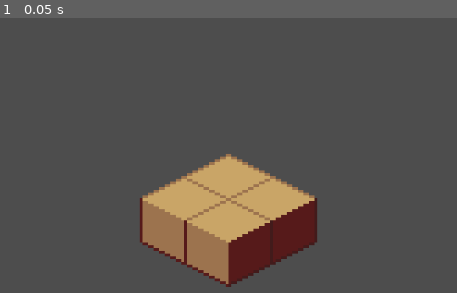
Above: before the commit, frame 1.
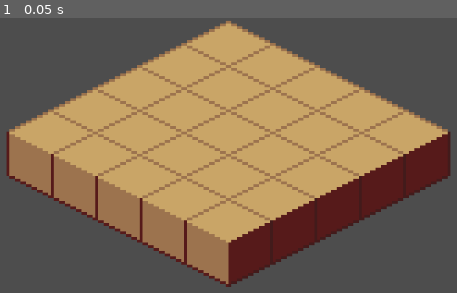
Above: after the commit, the same moment.

Repository: austin226/godot-isometric-demo
Game: Godot game, scene res://level.tscn
The game is run twice, just before and just after one commit, with the same random seed, the same clock (stepped at 60 frames per second) and the same inputs. Before the commit the project has no main scene; this scene is started directly in both runs.
Inputs:
- Up to frame 1 (0.05 s): no input

The runs differ from the first frame. In frame 1, 42% of the frame differs, in the area x 1-99%, y 1-82%.
Error before the commit: Invalid assignment of property or key 'longitude' with value of type 'int' on a base object of type 'Nil'. (res://grid/tile.gd:30)

Commit message:
Render an isometric grid

Diff:
--- a/grid/ground.gd
+++ b/grid/ground.gd
@@ -1,6 +1,28 @@
 @tool
-
-class_name Ground extends Node
+class_name Ground extends Node2D
 
 @export_range(0, 20) var width: int = 1
 @export_range(0, 20) var height: int = 1
+
+@onready var tiles: Dictionary = {}
+
+const R_TILE = preload("res://grid/tile.tscn")
+
+
+func _ready():
+	for longitude in range(0, width):
+		for latitude in range(0, height):
+			var tile = R_TILE.instantiate()
+			tile.latitude = latitude
+			tile.longitude = longitude
+			tile.elevation = 0
+			tiles[str(tile)] = tile
+			add_child(tile)
+			tile.set_owner(self)
+	print("> Ground ready")
+
+func clear_tiles():
+	for tile in tiles.values():
+		remove_child(tile)
+		tile.queue_free()
+	tiles = {}
--- a/grid/ground.tscn
+++ b/grid/ground.tscn
@@ -1,26 +1,413 @@
-[gd_scene load_steps=3 format=3 uid="uid://canaeesa8apf4"]
+[gd_scene load_steps=5 format=3 uid="uid://canaeesa8apf4"]
 
 [ext_resource type="Script" path="res://grid/ground.gd" id="1_p1m32"]
-[ext_resource type="PackedScene" uid="uid://ibf7k461ntik" path="res://grid/tile.tscn" id="2_74b0e"]
+[ext_resource type="Script" path="res://grid/tile.gd" id="2_alf6n"]
+[ext_resource type="PackedScene" uid="uid://ibf7k461ntik" path="res://grid/tile.tscn" id="3_x13mq"]
+[ext_resource type="Texture2D" uid="uid://fd3e3whx7vvv" path="res://sprite/floor1.png" id="4_tiqo7"]
 
 [node name="Ground" type="Node2D"]
 texture_filter = 1
 script = ExtResource("1_p1m32")
-
-[node name="Tile" parent="." instance=ExtResource("2_74b0e")]
-
-[node name="Tile2" parent="." instance=ExtResource("2_74b0e")]
+width = 5
+height = 5
+
+[node name="@Sprite2D@23792" type="Sprite2D" parent="."]
+script = ExtResource("2_alf6n")
+
+[node name="@Sprite2D@23793" type="Sprite2D" parent="."]
+z_index = -1
+position = Vector2(-64, -32)
+script = ExtResource("2_alf6n")
+latitude = 1
+
+[node name="@Sprite2D@23794" type="Sprite2D" parent="."]
+z_index = -2
+position = Vector2(-128, -64)
+script = ExtResource("2_alf6n")
+latitude = 2
+
+[node name="@Sprite2D@23795" type="Sprite2D" parent="."]
+z_index = -3
+position = Vector2(-192, -96)
+script = ExtResource("2_alf6n")
+latitude = 3
+
+[node name="@Sprite2D@23796" type="Sprite2D" parent="."]
+z_index = -4
+position = Vector2(-256, -128)
+script = ExtResource("2_alf6n")
+latitude = 4
+
+[node name="@Sprite2D@23797" type="Sprite2D" parent="."]
 z_index = -1
 position = Vector2(64, -32)
-longitude = 1
-
-[node name="Tile3" parent="." instance=ExtResource("2_74b0e")]
+script = ExtResource("2_alf6n")
+longitude = 1
+
+[node name="@Sprite2D@23798" type="Sprite2D" parent="."]
+z_index = -2
+position = Vector2(0, -64)
+script = ExtResource("2_alf6n")
+latitude = 1
+longitude = 1
+
+[node name="@Sprite2D@23799" type="Sprite2D" parent="."]
+z_index = -3
+position = Vector2(-64, -96)
+script = ExtResource("2_alf6n")
+latitude = 2
+longitude = 1
+
+[node name="@Sprite2D@23800" type="Sprite2D" parent="."]
+z_index = -4
+position = Vector2(-128, -128)
+script = ExtResource("2_alf6n")
+latitude = 3
+longitude = 1
+
+[node name="@Sprite2D@23801" type="Sprite2D" parent="."]
+z_index = -5
+position = Vector2(-192, -160)
+script = ExtResource("2_alf6n")
+latitude = 4
+longitude = 1
+
+[node name="@Sprite2D@23802" type="Sprite2D" parent="."]
+z_index = -2
+position = Vector2(128, -64)
+script = ExtResource("2_alf6n")
+longitude = 2
+
+[node name="@Sprite2D@23803" type="Sprite2D" parent="."]
+z_index = -3
+position = Vector2(64, -96)
+script = ExtResource("2_alf6n")
+latitude = 1
+longitude = 2
+
+[node name="@Sprite2D@23804" type="Sprite2D" parent="."]
+z_index = -4
+position = Vector2(0, -128)
+script = ExtResource("2_alf6n")
+latitude = 2
+longitude = 2
+
+[node name="@Sprite2D@23805" type="Sprite2D" parent="."]
+z_index = -5
+position = Vector2(-64, -160)
+script = ExtResource("2_alf6n")
+latitude = 3
+longitude = 2
+
+[node name="@Sprite2D@23806" type="Sprite2D" parent="."]
+z_index = -6
+position = Vector2(-128, -192)
+script = ExtResource("2_alf6n")
+latitude = 4
+longitude = 2
+
+[node name="@Sprite2D@23807" type="Sprite2D" parent="."]
+z_index = -3
+position = Vector2(192, -96)
+script = ExtResource("2_alf6n")
+longitude = 3
+
+[node name="@Sprite2D@23808" type="Sprite2D" parent="."]
+z_index = -4
+position = Vector2(128, -128)
+script = ExtResource("2_alf6n")
+latitude = 1
+longitude = 3
+
+[node name="@Sprite2D@23809" type="Sprite2D" parent="."]
+z_index = -5
+position = Vector2(64, -160)
+script = ExtResource("2_alf6n")
+latitude = 2
+longitude = 3
+
+[node name="@Sprite2D@23810" type="Sprite2D" parent="."]
+z_index = -6
+position = Vector2(0, -192)
+script = ExtResource("2_alf6n")
+latitude = 3
+longitude = 3
+
+[node name="@Sprite2D@23811" type="Sprite2D" parent="."]
+z_index = -7
+position = Vector2(-64, -224)
+script = ExtResource("2_alf6n")
+latitude = 4
+longitude = 3
+
+[node name="@Sprite2D@23812" type="Sprite2D" parent="."]
+z_index = -4
+position = Vector2(256, -128)
+script = ExtResource("2_alf6n")
+longitude = 4
+
+[node name="@Sprite2D@23813" type="Sprite2D" parent="."]
+z_index = -5
+position = Vector2(192, -160)
+script = ExtResource("2_alf6n")
+latitude = 1
+longitude = 4
+
+[node name="@Sprite2D@23814" type="Sprite2D" parent="."]
+z_index = -6
+position = Vector2(128, -192)
+script = ExtResource("2_alf6n")
+latitude = 2
+longitude = 4
+
+[node name="@Sprite2D@23815" type="Sprite2D" parent="."]
+z_index = -7
+position = Vector2(64, -224)
+script = ExtResource("2_alf6n")
+latitude = 3
+longitude = 4
+
+[node name="@Sprite2D@23816" type="Sprite2D" parent="."]
+z_index = -8
+position = Vector2(0, -256)
+script = ExtResource("2_alf6n")
+latitude = 4
+longitude = 4
+
+[node name="Tile" type="Sprite2D" parent="." instance=ExtResource("3_x13mq")]
+texture_filter = 1
+scale = Vector2(4, 4)
+texture = ExtResource("4_tiqo7")
+script = ExtResource("2_alf6n")
+
+[node name="@Sprite2D@26764" type="Sprite2D" parent="." instance=ExtResource("3_x13mq")]
 z_index = -1
+texture_filter = 1
 position = Vector2(-64, -32)
-latitude = 1
-
-[node name="Tile4" parent="." instance=ExtResource("2_74b0e")]
-z_index = -2
+scale = Vector2(4, 4)
+texture = ExtResource("4_tiqo7")
+script = ExtResource("2_alf6n")
+latitude = 1
+
+[node name="@Sprite2D@26765" type="Sprite2D" parent="." instance=ExtResource("3_x13mq")]
+z_index = -2
+texture_filter = 1
+position = Vector2(-128, -64)
+scale = Vector2(4, 4)
+texture = ExtResource("4_tiqo7")
+script = ExtResource("2_alf6n")
+latitude = 2
+
+[node name="@Sprite2D@26766" type="Sprite2D" parent="." instance=ExtResource("3_x13mq")]
+z_index = -3
+texture_filter = 1
+position = Vector2(-192, -96)
+scale = Vector2(4, 4)
+texture = ExtResource("4_tiqo7")
+script = ExtResource("2_alf6n")
+latitude = 3
+
+[node name="@Sprite2D@26767" type="Sprite2D" parent="." instance=ExtResource("3_x13mq")]
+z_index = -4
+texture_filter = 1
+position = Vector2(-256, -128)
+scale = Vector2(4, 4)
+texture = ExtResource("4_tiqo7")
+script = ExtResource("2_alf6n")
+latitude = 4
+
+[node name="@Sprite2D@26768" type="Sprite2D" parent="." instance=ExtResource("3_x13mq")]
+z_index = -1
+texture_filter = 1
+position = Vector2(64, -32)
+scale = Vector2(4, 4)
+texture = ExtResource("4_tiqo7")
+script = ExtResource("2_alf6n")
+longitude = 1
+
+[node name="@Sprite2D@26769" type="Sprite2D" parent="." instance=ExtResource("3_x13mq")]
+z_index = -2
+texture_filter = 1
 position = Vector2(0, -64)
-latitude = 1
-longitude = 1
+scale = Vector2(4, 4)
+texture = ExtResource("4_tiqo7")
+script = ExtResource("2_alf6n")
+latitude = 1
+longitude = 1
+
+[node name="@Sprite2D@26770" type="Sprite2D" parent="." instance=ExtResource("3_x13mq")]
+z_index = -3
+texture_filter = 1
+position = Vector2(-64, -96)
+scale = Vector2(4, 4)
+texture = ExtResource("4_tiqo7")
+script = ExtResource("2_alf6n")
+latitude = 2
+longitude = 1
+
+[node name="@Sprite2D@26771" type="Sprite2D" parent="." instance=ExtResource("3_x13mq")]
+z_index = -4
+texture_filter = 1
+position = Vector2(-128, -128)
+scale = Vector2(4, 4)
+texture = ExtResource("4_tiqo7")
+script = ExtResource("2_alf6n")
+latitude = 3
+longitude = 1
+
+[node name="@Sprite2D@26772" type="Sprite2D" parent="." instance=ExtResource("3_x13mq")]
+z_index = -5
+texture_filter = 1
+position = Vector2(-192, -160)
+scale = Vector2(4, 4)
+texture = ExtResource("4_tiqo7")
+script = ExtResource("2_alf6n")
+latitude = 4
+longitude = 1
+
+[node name="@Sprite2D@26773" type="Sprite2D" parent="." instance=ExtResource("3_x13mq")]
+z_index = -2
+texture_filter = 1
+position = Vector2(128, -64)
+scale = Vector2(4, 4)
+texture = ExtResource("4_tiqo7")
+script = ExtResource("2_alf6n")
+longitude = 2
+
+[node name="@Sprite2D@26774" type="Sprite2D" parent="." instance=ExtResource("3_x13mq")]
+z_index = -3
+texture_filter = 1
+position = Vector2(64, -96)
+scale = Vector2(4, 4)
+texture = ExtResource("4_tiqo7")
+script = ExtResource("2_alf6n")
+latitude = 1
+longitude = 2
+
+[node name="@Sprite2D@26775" type="Sprite2D" parent="." instance=ExtResource("3_x13mq")]
+z_index = -4
+texture_filter = 1
+position = Vector2(0, -128)
+scale = Vector2(4, 4)
+texture = ExtResource("4_tiqo7")
+script = ExtResource("2_alf6n")
+latitude = 2
+longitude = 2
+
+[node name="@Sprite2D@26776" type="Sprite2D" parent="." instance=ExtResource("3_x13mq")]
+z_index = -5
+texture_filter = 1
+position = Vector2(-64, -160)
+scale = Vector2(4, 4)
+texture = ExtResource("4_tiqo7")
+script = ExtResource("2_alf6n")
+latitude = 3
+longitude = 2
+
+[node name="@Sprite2D@26777" type="Sprite2D" parent="." instance=ExtResource("3_x13mq")]
+z_index = -6
+texture_filter = 1
+position = Vector2(-128, -192)
+scale = Vector2(4, 4)
+texture = ExtResource("4_tiqo7")
+script = ExtResource("2_alf6n")
+latitude = 4
+longitude = 2
+
+[node name="@Sprite2D@26778" type="Sprite2D" parent="." instance=ExtResource("3_x13mq")]
+z_index = -3
+texture_filter = 1
+position = Vector2(192, -96)
+scale = Vector2(4, 4)
+texture = ExtResource("4_tiqo7")
+script = ExtResource("2_alf6n")
+longitude = 3
+
+[node name="@Sprite2D@26779" type="Sprite2D" parent="." instance=ExtResource("3_x13mq")]
+z_index = -4
+texture_filter = 1
+position = Vector2(128, -128)
+scale = Vector2(4, 4)
+texture = ExtResource("4_tiqo7")
+script = ExtResource("2_alf6n")
+latitude = 1
+longitude = 3
+
+[node name="@Sprite2D@26780" type="Sprite2D" parent="." instance=ExtResource("3_x13mq")]
+z_index = -5
+texture_filter = 1
+position = Vector2(64, -160)
+scale = Vector2(4, 4)
+texture = ExtResource("4_tiqo7")
+script = ExtResource("2_alf6n")
+latitude = 2
+longitude = 3
+
+[node name="@Sprite2D@26781" type="Sprite2D" parent="." instance=ExtResource("3_x13mq")]
+z_index = -6
+texture_filter = 1
+position = Vector2(0, -192)
+scale = Vector2(4, 4)
+texture = ExtResource("4_tiqo7")
+script = ExtResource("2_alf6n")
+latitude = 3
+longitude = 3
+
+[node name="@Sprite2D@26782" type="Sprite2D" parent="." instance=ExtResource("3_x13mq")]
+z_index = -7
+texture_filter = 1
+position = Vector2(-64, -224)
+scale = Vector2(4, 4)
+texture = ExtResource("4_tiqo7")
+script = ExtResource("2_alf6n")
+latitude = 4
+longitude = 3
+
+[node name="@Sprite2D@26783" type="Sprite2D" parent="." instance=ExtResource("3_x13mq")]
+z_index = -4
+texture_filter = 1
+position = Vector2(256, -128)
+scale = Vector2(4, 4)
+texture = ExtResource("4_tiqo7")
+script = ExtResource("2_alf6n")
+longitude = 4
+
+[node name="@Sprite2D@26784" type="Sprite2D" parent="." instance=ExtResource("3_x13mq")]
+z_index = -5
+texture_filter = 1
+position = Vector2(192, -160)
+scale = Vector2(4, 4)
+texture = ExtResource("4_tiqo7")
+script = ExtResource("2_alf6n")
+latitude = 1
+longitude = 4
+
+[node name="@Sprite2D@26785" type="Sprite2D" parent="." instance=ExtResource("3_x13mq")]
+z_index = -6
+texture_filter = 1
+position = Vector2(128, -192)
+scale = Vector2(4, 4)
+texture = ExtResource("4_tiqo7")
+script = ExtResource("2_alf6n")
+latitude = 2
+longitude = 4
+
+[node name="@Sprite2D@26786" type="Sprite2D" parent="." instance=ExtResource("3_x13mq")]
+z_index = -7
+texture_filter = 1
+position = Vector2(64, -224)
+scale = Vector2(4, 4)
+texture = ExtResource("4_tiqo7")
+script = ExtResource("2_alf6n")
+latitude = 3
+longitude = 4
+
+[node name="@Sprite2D@26787" type="Sprite2D" parent="." instance=ExtResource("3_x13mq")]
+z_index = -8
+texture_filter = 1
+position = Vector2(0, -256)
+scale = Vector2(4, 4)
+texture = ExtResource("4_tiqo7")
+script = ExtResource("2_alf6n")
+latitude = 4
+longitude = 4
--- a/grid/tile.gd
+++ b/grid/tile.gd
@@ -6,31 +6,47 @@
 @export var longitude: int : get = _get_longitude, set = _set_longitude
 @export var elevation: int : get = _get_elevation, set = _set_elevation
 
-@onready var _coord: Coord = Coord.new(0, 0, 0)
+var _latitude: int
+var _longitude: int
+var _elevation: int
 
 
+func _ready():
+	_update_position()
+	print(">%s ready" % self)
+
+func _init(init_latitude: int = 0, init_longitude: int = 0, init_elevation: int = 0) -> void:
+	_latitude = init_latitude
+	_longitude = init_longitude
+	_elevation = init_elevation
+
+func _to_string() -> String:
+	return "Tile@(%d,%d,%d)" % [latitude, longitude, elevation]
+
 func _get_elevation() -> int:
-	return _coord.elevation
+	return _elevation
 
 func _get_latitude() -> int:
-	return _coord.latitude
+	return _latitude
 
 func _get_longitude() -> int:
-	return _coord.longitude
+	return _longitude
 
 func _set_elevation(value: int) -> void:
-	_coord.elevation = value
+	_elevation = value
 	_update_position()
 
 func _set_latitude(value: int) -> void:
-	_coord.latitude = value
+	_latitude = value
 	_update_position()
 
 func _set_longitude(value: int) -> void:
-	_coord.longitude = value
+	_longitude = value
 	_update_position()
 
 func _update_position() -> void:
-	var pos_vector3 = _coord.to_vector3()
+	var coord = Coord.new(latitude, longitude, elevation)
+	var pos_vector3 = coord.to_vector3()
 	position = Vector2(pos_vector3.x, pos_vector3.y)
 	z_index = pos_vector3.z
+	print("%s is at position %s"  % [self, position])
--- a/project.godot
+++ b/project.godot
@@ -11,6 +11,7 @@
 [application]
 
 config/name="Astropolitan"
+run/main_scene="res://level.tscn"
 config/features=PackedStringArray("4.1", "Mobile")
 config/icon="res://icon.svg"
 
Not shown: 1 places in grid/tile.tscn that only renumber resources
